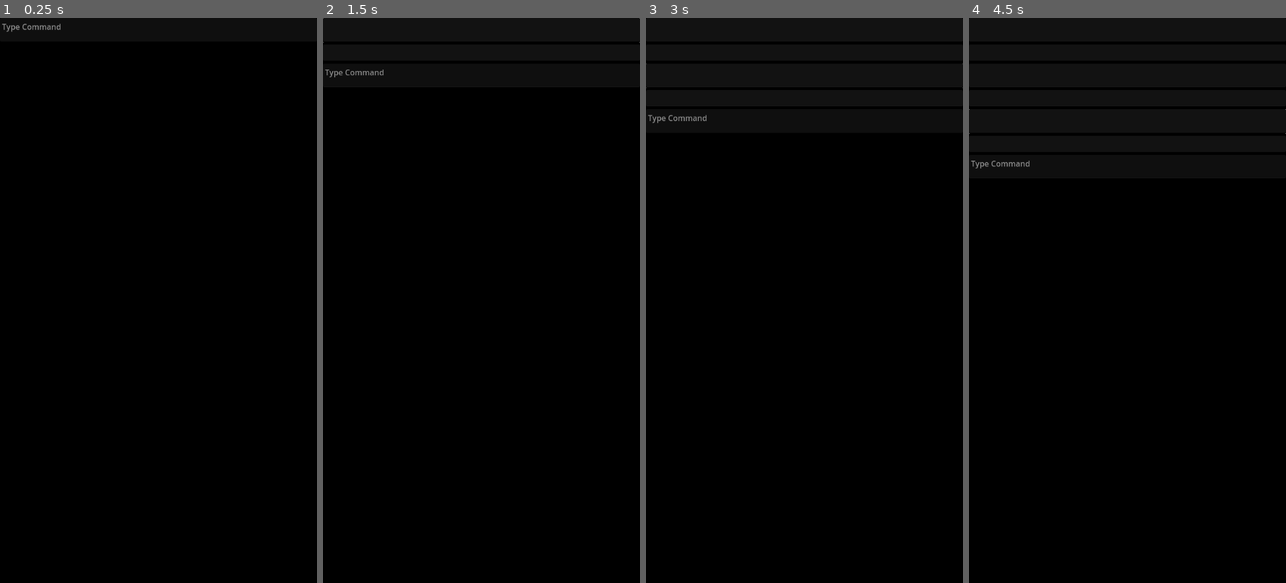
Above: before the commit, frames 1-4 (left to right).
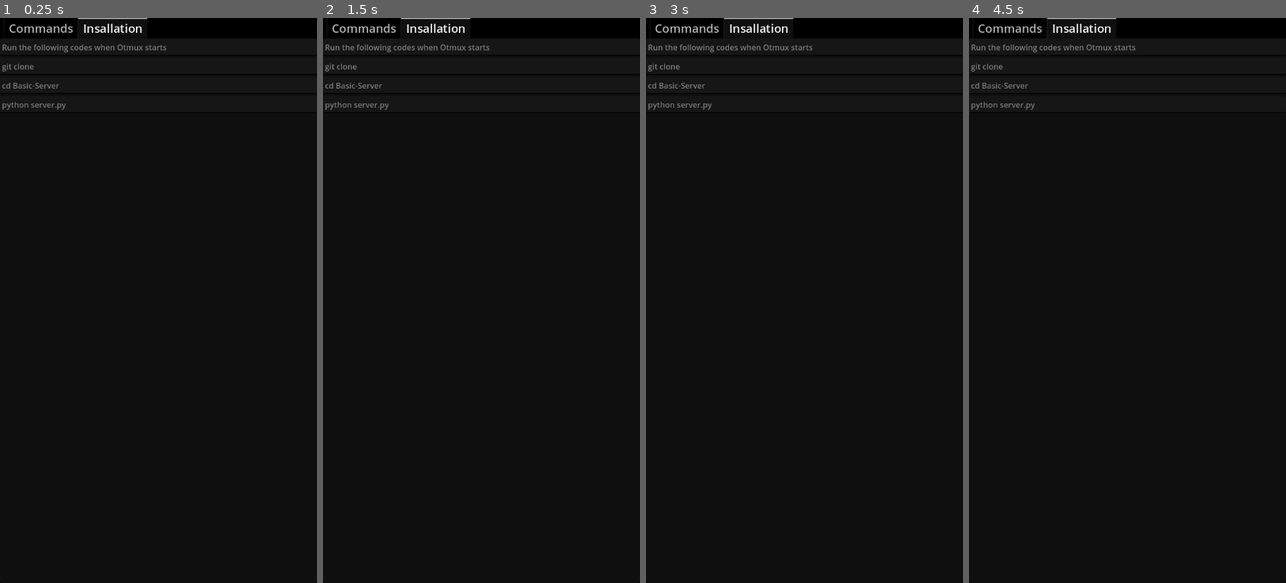
Above: after the commit, the same moments.

Repository: s3ozdemir/Otmux
Game: Godot game, scene res://Otmux/otmux.tscn
The game is run twice, just before and just after one commit, with the same random seed, the same clock (stepped at 60 frames per second) and the same inputs.
Inputs (mouse positions are in pixels of both pictures, inside the frame that each line leads up to):
- Up to frame 1 (0.25 s): no input
- Up to frame 2 (1.5 s): tap Enter at 0.5, 0.6, 1.35 s; move the mouse to (481, 29) at 0.52 s; click (481, 29) at 0.67 s; tap Space at 1.25 s; move the mouse to (418, 328) at 1.27 s; click (418, 328) at 1.42 s
- Up to frame 3 (3 s): tap Enter at 2, 2.1, 2.85 s; move the mouse to (804, 74) at 2.02 s; click (804, 74) at 2.17 s; tap Space at 2.75 s; move the mouse to (788, 413) at 2.77 s; click (788, 413) at 2.92 s
- Up to frame 4 (4.5 s): tap Enter at 3.5, 3.6, 4.35 s; move the mouse to (1127, 119) at 3.52 s; click (1127, 119) at 3.67 s; tap Space at 4.25 s; move the mouse to (1032, 215) at 4.27 s; click (1032, 215) at 4.42 s

The runs differ from the first frame. In frame 1, 1.1% of the frame differs, in the area x 0-53%, y 0-17%; in frame 2, 1.0%; in frame 3, 1.0%; in frame 4, 1.0%.

Commit message:
.

Diff:
--- /dev/null
+++ b/Copy.svg
@@ -0,0 +1 @@
+<svg xmlns="http://www.w3.org/2000/svg" height="24px" viewBox="0 -960 960 960" width="24px" fill="#e3e3e3"><path d="M360-240q-33 0-56.5-23.5T280-320v-480q0-33 23.5-56.5T360-880h360q33 0 56.5 23.5T800-800v480q0 33-23.5 56.5T720-240H360Zm0-80h360v-480H360v480ZM200-80q-33 0-56.5-23.5T120-160v-560h80v560h440v80H200Zm160-240v-480 480Z"/></svg>
--- a/Otmux/otmux.tscn
+++ b/Otmux/otmux.tscn
@@ -17,7 +17,22 @@
 
 [node name="HTTPRequest" type="HTTPRequest" parent="."]
 
-[node name="ScrollContainer" type="ScrollContainer" parent="."]
+[node name="TabContainer" type="TabContainer" parent="."]
+layout_mode = 1
+anchors_preset = 15
+anchor_right = 1.0
+anchor_bottom = 1.0
+grow_horizontal = 2
+grow_vertical = 2
+theme_override_font_sizes/font_size = 24
+current_tab = 1
+
+[node name="Commands" type="TabBar" parent="TabContainer"]
+visible = false
+layout_mode = 2
+metadata/_tab_index = 0
+
+[node name="ScrollContainer" type="ScrollContainer" parent="TabContainer/Commands"]
 layout_mode = 1
 anchors_preset = 15
 anchor_right = 1.0
@@ -25,13 +40,53 @@
 grow_horizontal = 2
 grow_vertical = 2
 
-[node name="TerminalContainer" type="GridContainer" parent="ScrollContainer"]
+[node name="TerminalContainer" type="GridContainer" parent="TabContainer/Commands/ScrollContainer"]
 layout_mode = 2
 size_flags_horizontal = 3
 script = ExtResource("2_nmwh8")
 
-[node name="InputText" parent="ScrollContainer/TerminalContainer" instance=ExtResource("2_qpmai")]
+[node name="InputText" parent="TabContainer/Commands/ScrollContainer/TerminalContainer" instance=ExtResource("2_qpmai")]
 layout_mode = 2
+
+[node name="Insallation" type="TabBar" parent="TabContainer"]
+layout_mode = 2
+metadata/_tab_index = 1
+
+[node name="VBoxContainer" type="VBoxContainer" parent="TabContainer/Insallation"]
+layout_mode = 1
+anchors_preset = 15
+anchor_right = 1.0
+anchor_bottom = 1.0
+grow_horizontal = 2
+grow_vertical = 2
+
+[node name="TextEdit4" type="TextEdit" parent="TabContainer/Insallation/VBoxContainer"]
+layout_mode = 2
+text = "Run the following codes when Otmux starts"
+editable = false
+wrap_mode = 1
+scroll_fit_content_height = true
+
+[node name="TextEdit5" type="TextEdit" parent="TabContainer/Insallation/VBoxContainer"]
+layout_mode = 2
+text = "git clone "
+editable = false
+wrap_mode = 1
+scroll_fit_content_height = true
+
+[node name="TextEdit3" type="TextEdit" parent="TabContainer/Insallation/VBoxContainer"]
+layout_mode = 2
+text = "cd Basic-Server"
+editable = false
+wrap_mode = 1
+scroll_fit_content_height = true
+
+[node name="TextEdit2" type="TextEdit" parent="TabContainer/Insallation/VBoxContainer"]
+layout_mode = 2
+text = "python server.py"
+editable = false
+wrap_mode = 1
+scroll_fit_content_height = true
 
 [node name="ColorRect" type="ColorRect" parent="."]
 z_index = -1
Not shown, added: Copy.svg.import
